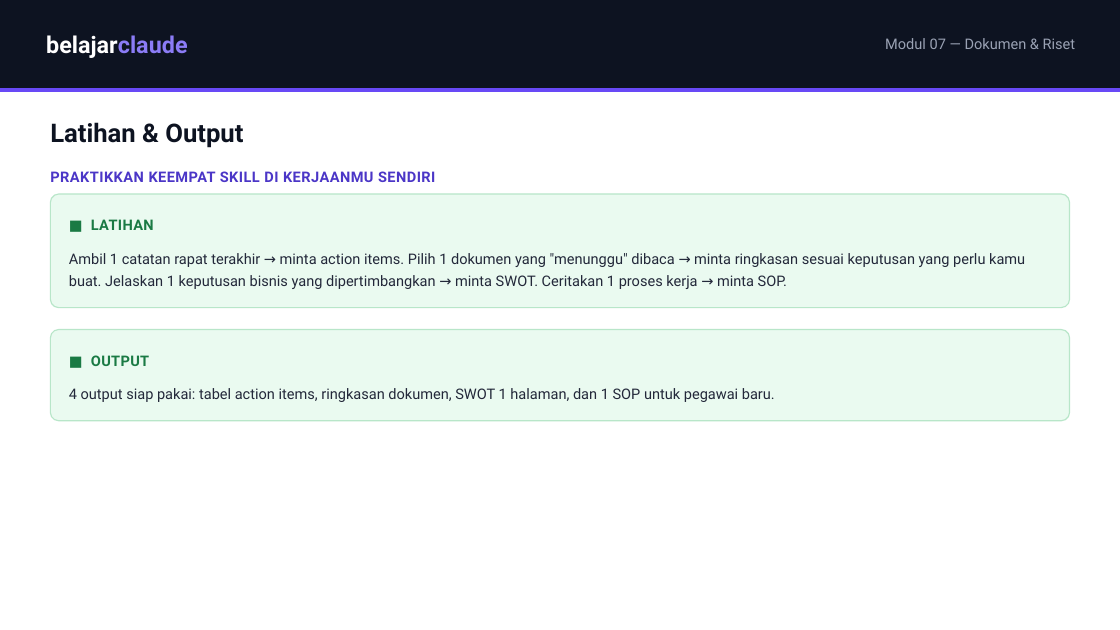
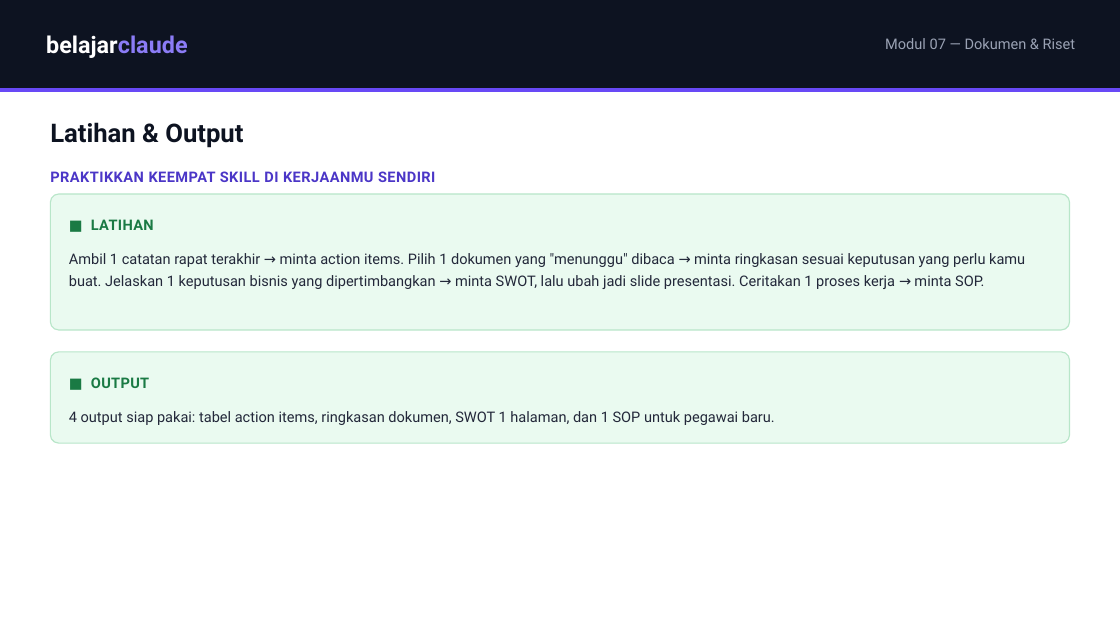
Before and after one commit to juliautomo/belajar-claude, a slide deck: slide 7 of K2-Produktivitas/M07-Dokumen-Riset/K2-M07-Dokumen-Riset.pptx (slide 6 before the commit). Drawn at 1120x630 pixels with LibreOffice and Linux fonts; fonts in the diff are those of the drawing. Boxes give left, top, right and bottom in pixels: in the first picture for what was removed or moved away, otherwise in the second. Text is boxed around its words. In the diff, an @@ line names an element or a change of style, - is before the commit and + after.

Commit message:
M7: fix SOP supporting-file mismatch, add SWOT-to-slide-deck section (HTML+PDF+PPT); CONTEXT.md checkpoint 26

```diff
--- a/K2-Produktivitas/M07-Dokumen-Riset/K2-M07-Dokumen-Riset.pptx
+++ b/K2-Produktivitas/M07-Dokumen-Riset/K2-M07-Dokumen-Riset.pptx
@@ rounded rectangle: place and size @@
-rounded rectangle at [50, 194, 1070, 308]
+rounded rectangle at [50, 194, 1070, 330]
@@ rounded rectangle at [50, 194, 1070, 330]: proportions changed @@
@@ text at [69, 253, 1025, 289]: text changed @@
-Ambil 1 catatan rapat terakhir → minta action items. Pilih 1 dokumen yang "menunggu" dibaca → minta ringkasan sesuai keputusan yang perlu kamu buat. Jelaskan 1 keputusan bisnis yang dipertimbangkan → minta SWOT. Ceritakan 1 proses kerja → minta SOP.
+Ambil 1 catatan rapat terakhir → minta action items. Pilih 1 dokumen yang "menunggu" dibaca → minta ringkasan sesuai keputusan yang perlu kamu buat. Jelaskan 1 keputusan bisnis yang dipertimbangkan → minta SWOT, lalu ubah jadi slide presentasi. Ceritakan 1 proses kerja → minta SOP.
@@ rounded rectangle: place and size @@
-rounded rectangle at [50, 329, 1070, 421]
+rounded rectangle at [50, 352, 1070, 444]
@@ text "■ OUTPUT": place and size @@
-text "■ OUTPUT" at [91, 355, 149, 366]
+text "■ OUTPUT" at [91, 377, 149, 388]
@@ text "4 output siap pakai: tabel ...": place and size @@
-text "4 output siap pakai: tabel ..." at [69, 388, 775, 402]
+text "4 output siap pakai: tabel ..." at [69, 411, 775, 425]
```
Also in this commit, not shown: 1 slide added, 3 other files.
